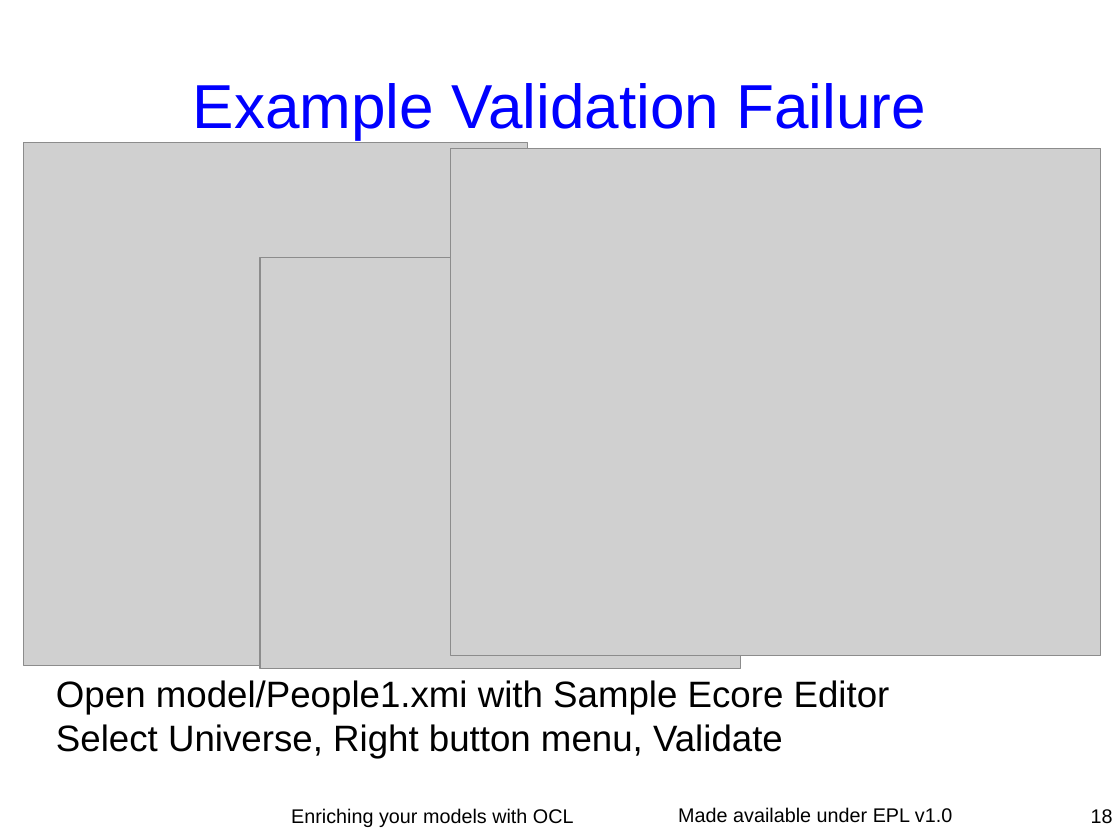
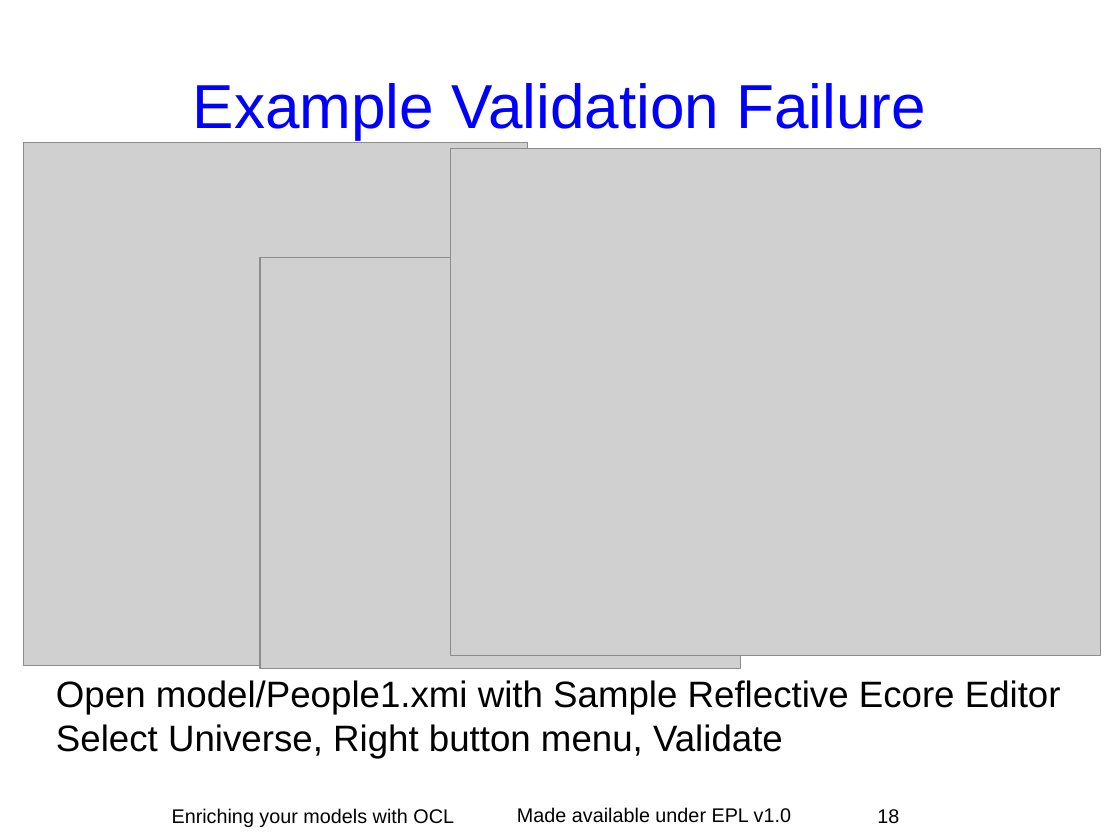
Before and after one commit to eclipse-ocl/ocl-website, a slide deck: slide 18 of ocl/docs/publications/ESE2010LongTalk/EnrichingWithOCL.odp. Drawn at 1120x840 pixels with LibreOffice and Linux fonts; fonts in the diff are those of the drawing; grey boxes stand for pictures; background and template pictures are left out. Boxes give left, top, right and bottom in pixels: in the first picture for what was removed or moved away, otherwise in the second. Text is boxed around its words. In the diff, an @@ line names an element or a change of style, - is before the commit and + after.

```diff
--- a/ocl/docs/publications/ESE2010LongTalk/EnrichingWithOCL.odp
+++ b/ocl/docs/publications/ESE2010LongTalk/EnrichingWithOCL.odp
@@ text at [56, 680, 1061, 758]: text changed @@
-Open model/People1.xmi with Sample Ecore Editor
-Select Universe, Right button menu, Validate
+Open model/People1.xmi with Sample Reflective Ecore Editor
+Select Universe, Right button menu, Validate
@@ text "Enriching your models with OCL": place and size @@
-text "Enriching your models with OCL" at [291, 808, 574, 827]
+text "Enriching your models with OCL" at [172, 808, 454, 827]
@@ text "Made available under EPL v1.0": place and size @@
-text "Made available under EPL v1.0" at [678, 807, 952, 823]
+text "Made available under EPL v1.0" at [517, 807, 791, 823]
@@ page number: place and size @@
-page number at [1091, 809, 1113, 824]
+page number at [877, 809, 899, 824]
```
Also in this commit, not shown: 60 other slides changed.
